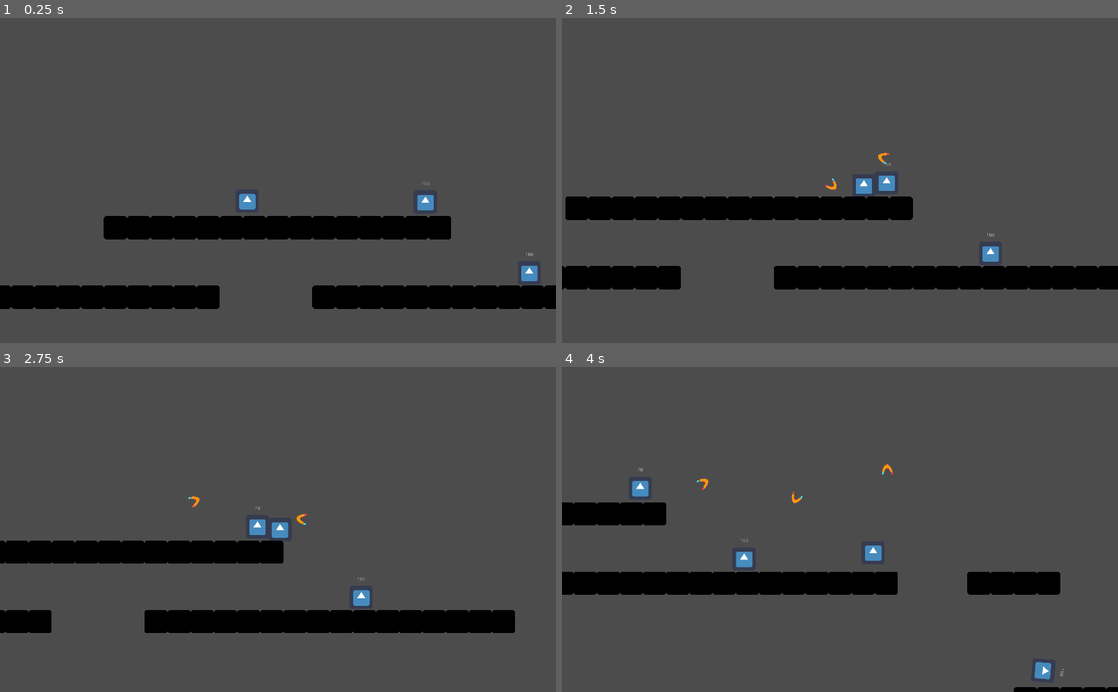
Above: before the commit, frames 1-4 (two rows, left to right).
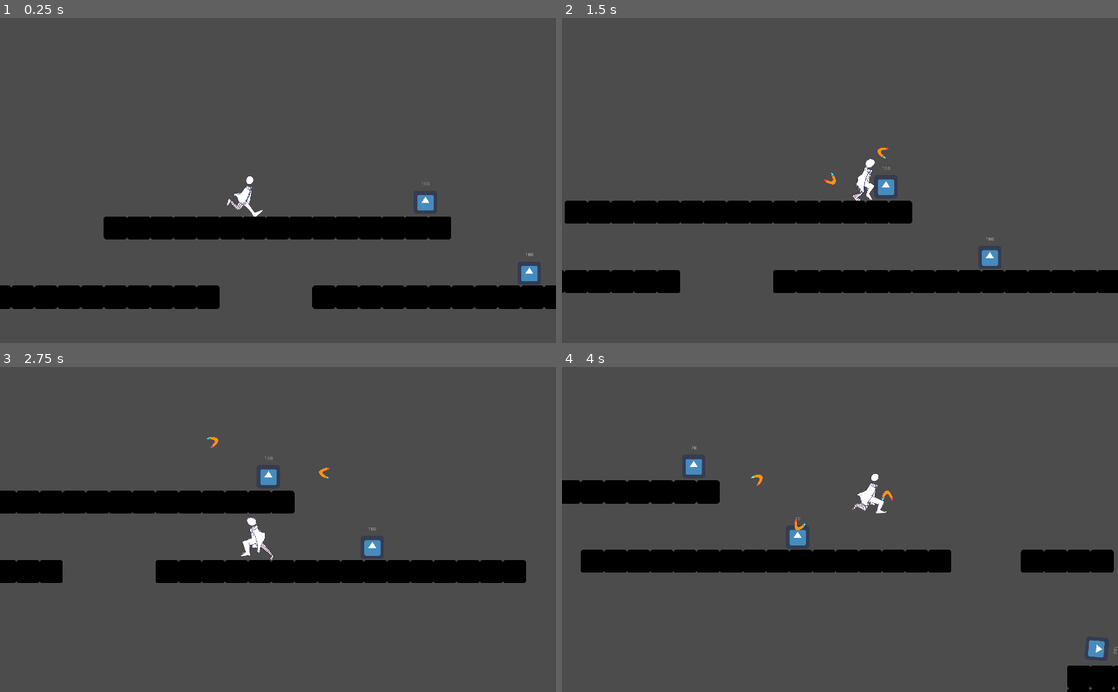
Above: after the commit, the same moments.

Repository: dodo3142/WinterGameJam
Game: Godot game, scene res://Scenes/TestLevel.tscn
Two runs of this game, one before a commit and one after it. Both use one fixed random seed, a clock stepped at 60 frames per second and the inputs below. The engine's default icon, where the game draws it, is replaced by a stand-in: a white triangle on a blue panel in a dark square.
Inputs:
- Up to frame 1 (0.25 s): no input
- Up to frame 2 (1.5 s): hold Right (Right) from 0.53 s (still down); tap X (Attack) at 0.6, 1.35 s; tap Z (Jump) at 0.77 s
- Up to frame 3 (2.75 s): tap Z (Jump) at 1.52 s; release Right (Right) at 2.03 s; hold Left (Left) from 2.03 s (still down); tap X (Attack) at 2.1 s
- Up to frame 4 (4 s): release Left (Left) at 2.78 s; hold Right (Right) from 2.78 s (still down); tap X (Attack) at 2.85, 3.6 s; tap Z (Jump) at 3.02, 3.77 s

The runs differ from the first frame. In frame 1, 0.4% of the frame differs, in the area x 2-98%, y 48-90%; in frame 2, 4.1%; in frame 3, 18%, in the area x 0-95%, y 21-82%; in frame 4, 16%.

Commit message:
heloo

Diff:
--- a/WinterGameJam/Scenes/Player.tscn
+++ b/WinterGameJam/Scenes/Player.tscn
@@ -1,14 +1,51 @@
-[gd_scene load_steps=6 format=2]
+[gd_scene load_steps=9 format=2]
 
-[ext_resource path="res://icon.png" type="Texture" id=1]
+[ext_resource path="res://Assets/Run Cycle Sprite Sheet.png" type="Texture" id=1]
 [ext_resource path="res://Scripts/Player.gd" type="Script" id=2]
 [ext_resource path="res://Scripts/PlayerCamera.gd" type="Script" id=3]
 
-[sub_resource type="RectangleShape2D" id=1]
-extents = Vector2( 31, 31 )
+[sub_resource type="CapsuleShape2D" id=3]
+radius = 18.0
+height = 78.0
 
-[sub_resource type="RectangleShape2D" id=2]
-extents = Vector2( 30.5, 30 )
+[sub_resource type="CapsuleShape2D" id=7]
+radius = 17.0
+height = 76.0
+
+[sub_resource type="Animation" id=4]
+resource_name = "Idle"
+
+[sub_resource type="Animation" id=5]
+length = 0.001
+tracks/0/type = "value"
+tracks/0/path = NodePath("Sprite:frame")
+tracks/0/interp = 1
+tracks/0/loop_wrap = true
+tracks/0/imported = false
+tracks/0/enabled = true
+tracks/0/keys = {
+"times": PoolRealArray( 0 ),
+"transitions": PoolRealArray( 1 ),
+"update": 0,
+"values": [ 0 ]
+}
+
+[sub_resource type="Animation" id=6]
+resource_name = "Running"
+length = 1.1
+loop = true
+tracks/0/type = "value"
+tracks/0/path = NodePath("Sprite:frame")
+tracks/0/interp = 1
+tracks/0/loop_wrap = true
+tracks/0/imported = false
+tracks/0/enabled = true
+tracks/0/keys = {
+"times": PoolRealArray( 0, 0.1, 0.2, 0.3, 0.4, 0.5, 0.6, 0.7, 0.8, 0.9, 1 ),
+"transitions": PoolRealArray( 1, 1, 1, 1, 1, 1, 1, 1, 1, 1, 1 ),
+"update": 1,
+"values": [ 0, 1, 2, 3, 4, 5, 6, 7, 8, 9, 10 ]
+}
 
 [node name="Player" type="KinematicBody2D" groups=["Player"]]
 script = ExtResource( 2 )
@@ -16,10 +53,15 @@
 JumpForce = -1000
 
 [node name="Sprite" type="Sprite" parent="."]
+scale = Vector2( 0.5, 0.5 )
 texture = ExtResource( 1 )
+hframes = 4
+vframes = 3
+region_rect = Rect2( 0, 0, 76.1723, 46.8356 )
 
 [node name="Camera2D" type="Camera2D" parent="Sprite"]
-position = Vector2( 85, 1 )
+position = Vector2( 170, 2 )
+scale = Vector2( 2, 2 )
 current = true
 zoom = Vector2( 1.5, 1.5 )
 process_mode = 0
@@ -33,12 +75,9 @@
 editor_draw_drag_margin = true
 script = ExtResource( 3 )
 
-[node name="RayCast2D" type="RayCast2D" parent="Sprite"]
-cast_to = Vector2( 85, 1 )
-
 [node name="CollisionShape2D" type="CollisionShape2D" parent="."]
 modulate = Color( 0, 1, 0.858824, 1 )
-shape = SubResource( 1 )
+shape = SubResource( 3 )
 
 [node name="CoyoteTimer" type="Timer" parent="."]
 wait_time = 0.2
@@ -48,18 +87,17 @@
 wait_time = 0.2
 one_shot = true
 
-[node name="BeatTimer" type="Timer" parent="."]
-wait_time = 0.5
-autostart = true
+[node name="PlayerHitBox" type="Area2D" parent="." groups=["Player"]]
 
-[node name="PlayerArea" type="Area2D" parent="." groups=["Player"]]
+[node name="CollisionShape2D" type="CollisionShape2D" parent="PlayerHitBox"]
+modulate = Color( 0, 1, 0.180392, 1 )
+shape = SubResource( 7 )
 
-[node name="CollisionShape2D" type="CollisionShape2D" parent="PlayerArea"]
-modulate = Color( 0, 1, 0.180392, 1 )
-position = Vector2( 0, -1 )
-shape = SubResource( 2 )
+[node name="AnimationPlayer" type="AnimationPlayer" parent="."]
+anims/Idle = SubResource( 4 )
+anims/RESET = SubResource( 5 )
+anims/Running = SubResource( 6 )
 
 [connection signal="Grounded_Update" from="." to="Sprite/Camera2D" method="_on_Player_Grounded_Update"]
 [connection signal="timeout" from="CoyoteTimer" to="." method="_on_CoyoteTimer_timeout"]
 [connection signal="timeout" from="JumpBuffring" to="." method="_on_JumpBuffring_timeout"]
-[connection signal="timeout" from="BeatTimer" to="." method="_on_BeatTimer_timeout"]
--- a/WinterGameJam/Scenes/boomerang.tscn
+++ b/WinterGameJam/Scenes/boomerang.tscn
@@ -6,8 +6,8 @@
 [sub_resource type="RectangleShape2D" id=1]
 extents = Vector2( 16, 16 )
 
-[sub_resource type="RectangleShape2D" id=2]
-extents = Vector2( 15, 15 )
+[sub_resource type="CircleShape2D" id=2]
+radius = 21.095
 
 [node name="Boomerang" type="KinematicBody2D" groups=["Weapon"]]
 collision_layer = 0
--- a/WinterGameJam/Scripts/Player.gd
+++ b/WinterGameJam/Scripts/Player.gd
@@ -13,6 +13,7 @@
 export (float, 0, 1.0) var acceleration = 0.3
 
 #boolens
+var canFlip =true
 var canJump = false
 var tryingtoJump= false
 var JumpButtonrelesed = true
@@ -27,6 +28,7 @@
 onready var PlayerSprite = $Sprite
 onready var CoyoteJump = $CoyoteTimer
 onready var JumpBuffring = $JumpBuffring
+onready var Anim = $AnimationPlayer
 onready var Boomerang = preload("res://Scenes/boomerang.tscn")
 
 func _process(_delta):
@@ -41,18 +43,23 @@
 
 
 func _physics_process(delta):
+	#move the player
 	Movement()
 	Jumping()
 	Gravity(delta)
+	velocity = move_and_slide(velocity,Vector2.UP)
 
 	#give camera when is player is grounded
-	var wasGrounded = isGrounded
-	isGrounded = is_on_floor()
-	if wasGrounded == null || isGrounded != wasGrounded:
-		emit_signal("Grounded_Update",isGrounded)
+	CameraUpdate()
 
-	#move the player
-	velocity = move_and_slide(velocity,Vector2.UP)
+	#flip the player sprite
+	if HorizontalDir != 0:
+		if HorizontalDir == 1:
+			PlayerSprite.scale.x = abs(PlayerSprite.scale.x)
+		if HorizontalDir == -1:
+			PlayerSprite.scale.x = -abs(PlayerSprite.scale.x)
+
+
 
 func Movement():
 	#get input dir
@@ -60,10 +67,10 @@
 	#lerp velocity to get acceleration feel
 	if HorizontalDir != 0:
 		velocity.x = lerp(velocity.x, HorizontalDir * Speed, acceleration)
-		#flip playersprite when changing dir
-		PlayerSprite.scale.x = HorizontalDir
+		Anim.play("Running")
 	else:
 		velocity.x = lerp(velocity.x, 0.0, friction)
+		Anim.play("Idle")
 
 func Jumping():
 
@@ -105,13 +112,14 @@
 	elif velocity.y < 0:
 		velocity.y += JumpGravity * delta
 
+func CameraUpdate():
+	var wasGrounded = isGrounded
+	isGrounded = is_on_floor()
+	if wasGrounded == null || isGrounded != wasGrounded:
+		emit_signal("Grounded_Update",isGrounded)
+
 func _on_CoyoteTimer_timeout():
 	canJump = false
 
-
 func _on_JumpBuffring_timeout():
 	tryingtoJump = false
-
-#put Boomerang every beat
-func _on_BeatTimer_timeout():
-	pass
Binary file added: WinterGameJam/Assets/Run Cycle Sprite Sheet.png
Not shown, added: WinterGameJam/Assets/Run Cycle Sprite Sheet.png.import
Binary file added: WinterGameJam/Assets/Throw Sprite Sheet.png
Not shown, added: WinterGameJam/Assets/Throw Sprite Sheet.png.import
